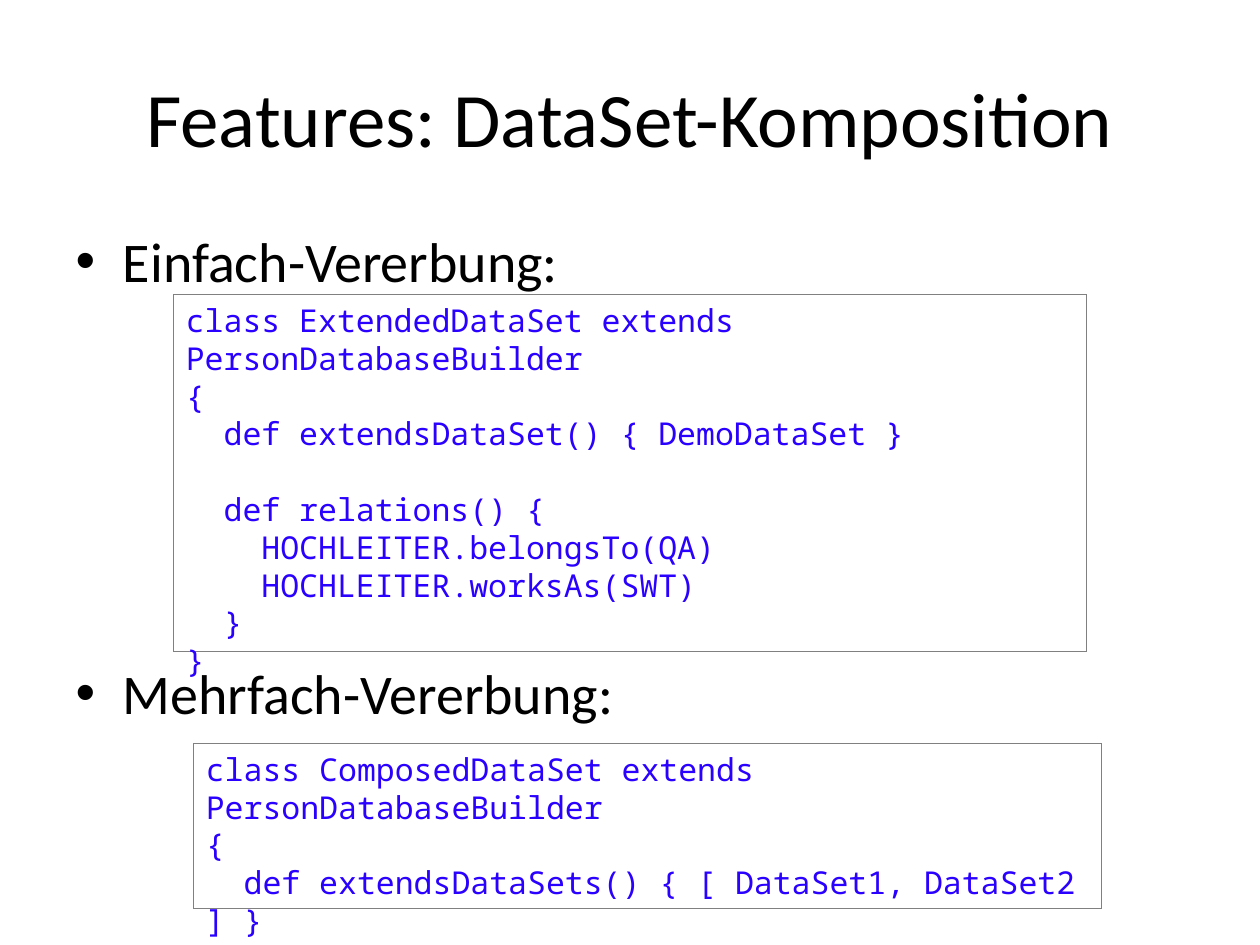
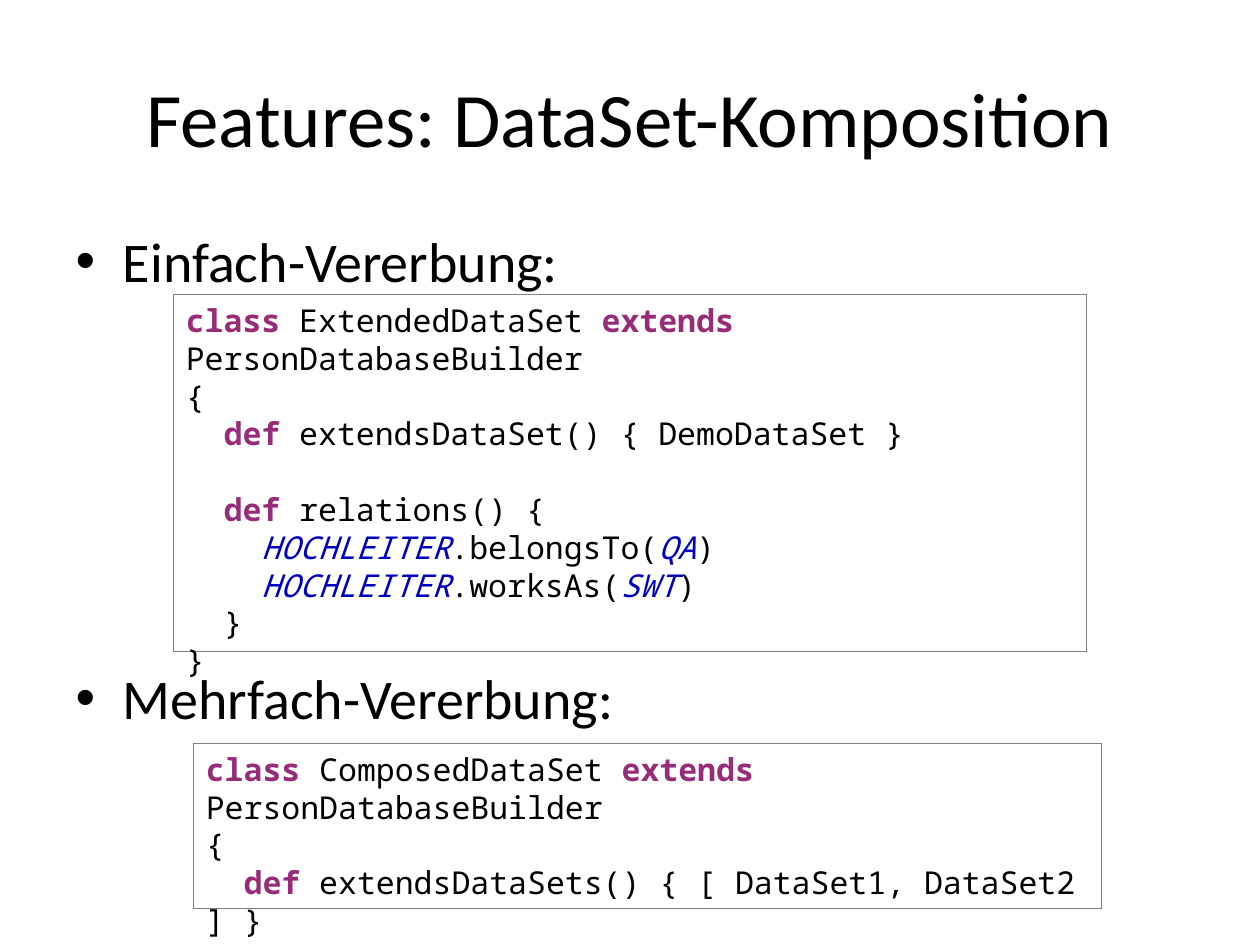
Before and after one commit to seerhein-lab/testdata-dsl, a slide deck: slide 9 of documentation/seitenbau/praesentation.pptx. Drawn at 1260x945 pixels with LibreOffice and Linux fonts; fonts in the diff are those of the drawing. Boxes give left, top, right and bottom in pixels: in the first picture for what was removed or moved away, otherwise in the second. Text is boxed around its words. In the diff, an @@ line names an element or a change of style, - is before the commit and + after.

```diff
--- a/documentation/seitenbau/praesentation.pptx
+++ b/documentation/seitenbau/praesentation.pptx
@@ text "Einfach-Vererbung:" rewrapped from (123,243,613,724) to (123,243,613,729) @@
@@ rectangle "class ExtendedDataSet extends PersonDatabaseBuilder" at (174,295,1087,651): text colour #2A00FF to #972C78, bold on in "class extends", "def", "def"; text colour #2A00FF to #000000 in "ExtendedDataSet PersonDatabaseBuilder", "{", "extendsDataSet() { DemoDataSet }", "relations() {" and 4 more places; text colour #2A00FF to #0000C0, italic on in "HOCHLEITER.belongsTo(QA)", "HOCHLEITER.worksAs(SWT)" @@
@@ rectangle "class ComposedDataSet extends PersonDatabaseBuilder" at (194,743,1102,908): text colour #2A00FF to #972C78, bold on in "class extends", "def"; text colour #2A00FF to #000000 in "ComposedDataSet PersonDatabaseBuilder", "{", "extendsDataSets() { [ DataSet1, DataSet2 ] }", "}" @@
```
Also in this commit, not shown: 2 other slides changed, 1 other file.
